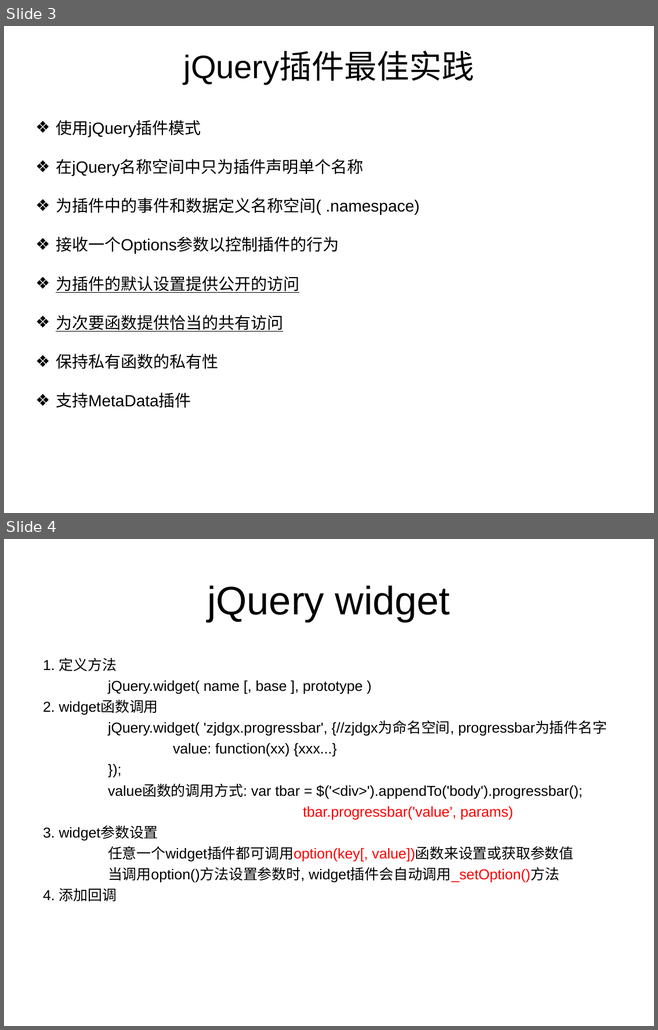
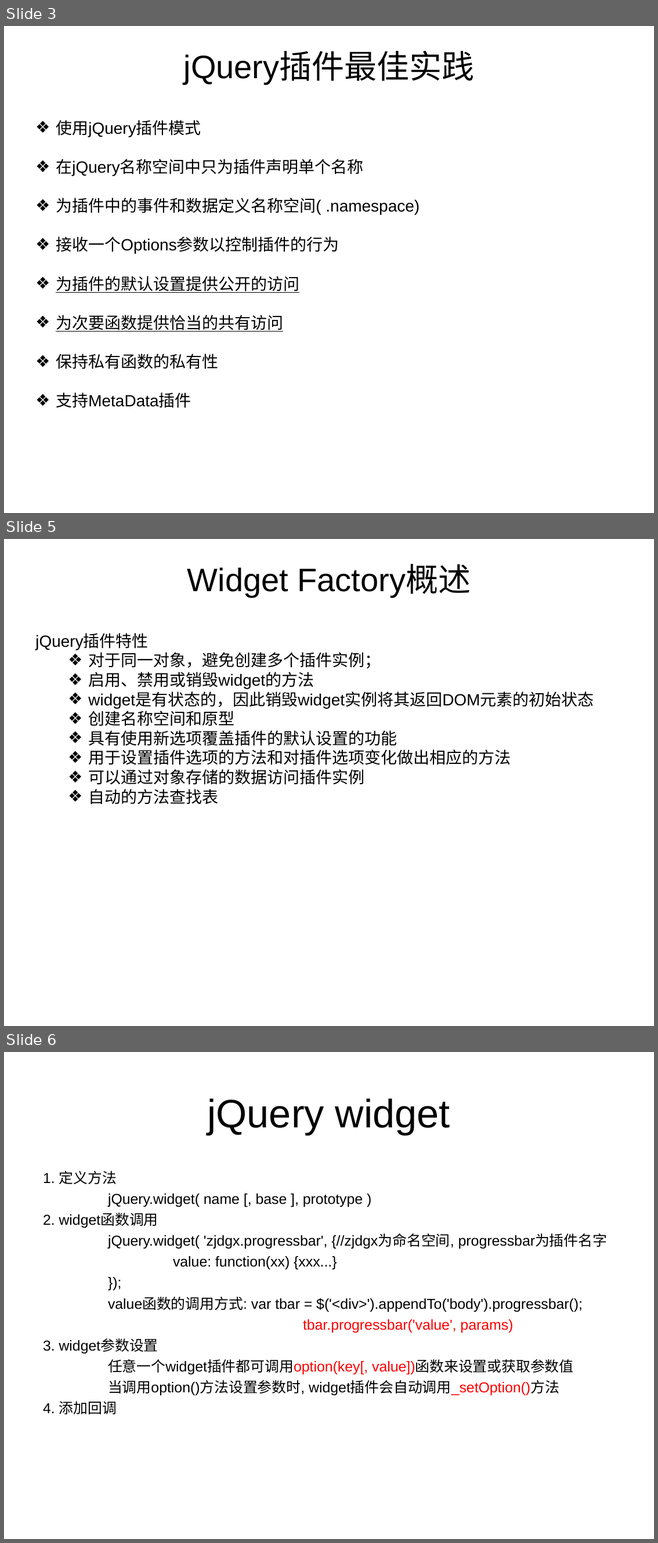
Before and after one commit to zjdgx/Study, a slide deck: jQueryPlugin/jQuery plugin.ppt. Shown one above the other, each under a label of ours: slides 3 and 4 before the commit, slides 3, 5 and 6 after it; the slides between them are not shown. The pictures are 658x1030 and 658x1543 pixels, drawn with LibreOffice and Linux fonts; fonts in the diff are those of the drawing. Boxes give left, top, right and bottom in pixels: in the first picture for what was removed or moved away, otherwise in the second. Text is boxed around its words. In the diff, an @@ line names an element or a change of style, - is before the commit and + after.

```diff
--- a/jQueryPlugin/jQuery plugin.ppt
+++ b/jQueryPlugin/jQuery plugin.ppt
@@ slide 5 added at [4, 539, 654, 1026], background #FFFFFF @@
@@ text added at [187, 566, 471, 597], 36 pt, text #000000 @@
+Widget Factory概述
@@ text added at [35, 634, 593, 805], 18 pt, text #000000 @@
+jQuery插件特性
+  ❖ 对于同一对象，避免创建多个插件实例；
+  ❖ 启用、禁用或销毁widget的方法
+  ❖ widget是有状态的，因此销毁widget实例将其返回DOM元素的初始状态
+  ❖ 创建名称空间和原型
+  ❖ 具有使用新选项覆盖插件的默认设置的功能
+  ❖ 用于设置插件选项的方法和对插件选项变化做出相应的方法
+  ❖ 可以通过对象存储的数据访问插件实例
+  ❖ 自动的方法查找表
@@ what was slide 4 is now slide 6 @@
```
Also in this commit, not shown: 1 other slide added, 8 other files.
